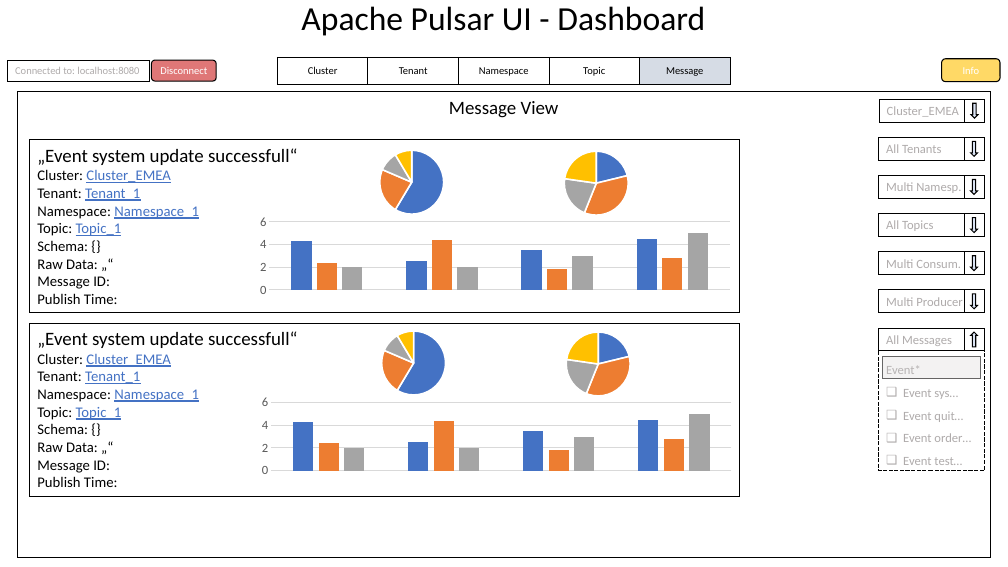
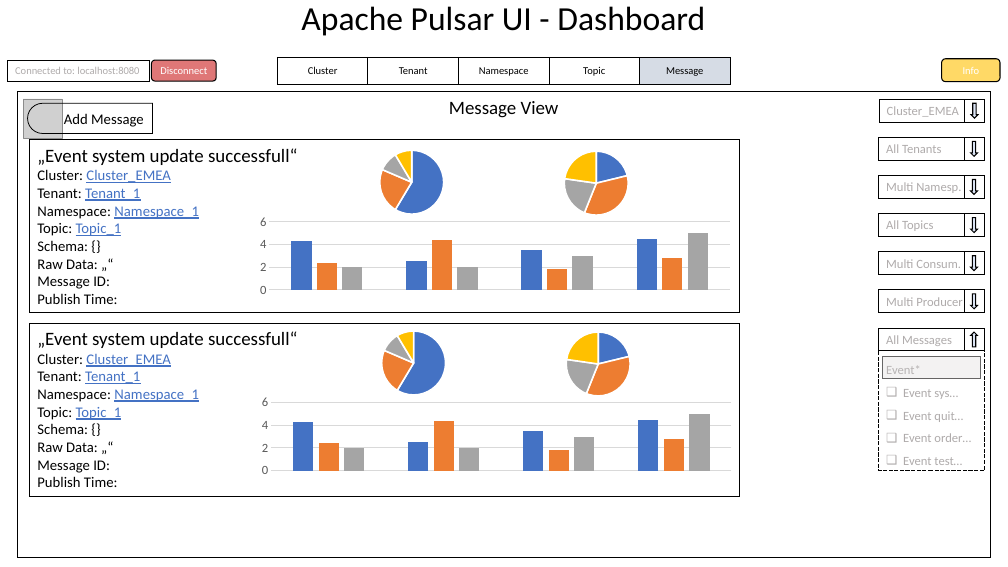
Before and after one commit to amosproj/amos2023ss01-apache-pulsar-ui, a slide deck: slide 10 of Documentation/amos_mockup.pptx (slide 9 before the commit). Drawn at 1008x567 pixels with LibreOffice and Linux fonts; fonts in the diff are those of the drawing; grey boxes stand for pictures; background and template pictures are left out. Boxes give left, top, right and bottom in pixels: in the first picture for what was removed or moved away, otherwise in the second. Text is boxed around its words. In the diff, an @@ line names an element or a change of style, - is before the commit and + after.

```diff
--- a/Documentation/amos_mockup.pptx
+++ b/Documentation/amos_mockup.pptx
@@ picture added at bbox=[23, 99, 63, 138] @@
@@ round same rect added at bbox=[28, 103, 152, 133], outline #000000 0.75 pt, 14 pt, text #000000 @@
+Add Message
```
Also in this commit, not shown: 3 other slides changed, 2 slides added, 1 other file.
